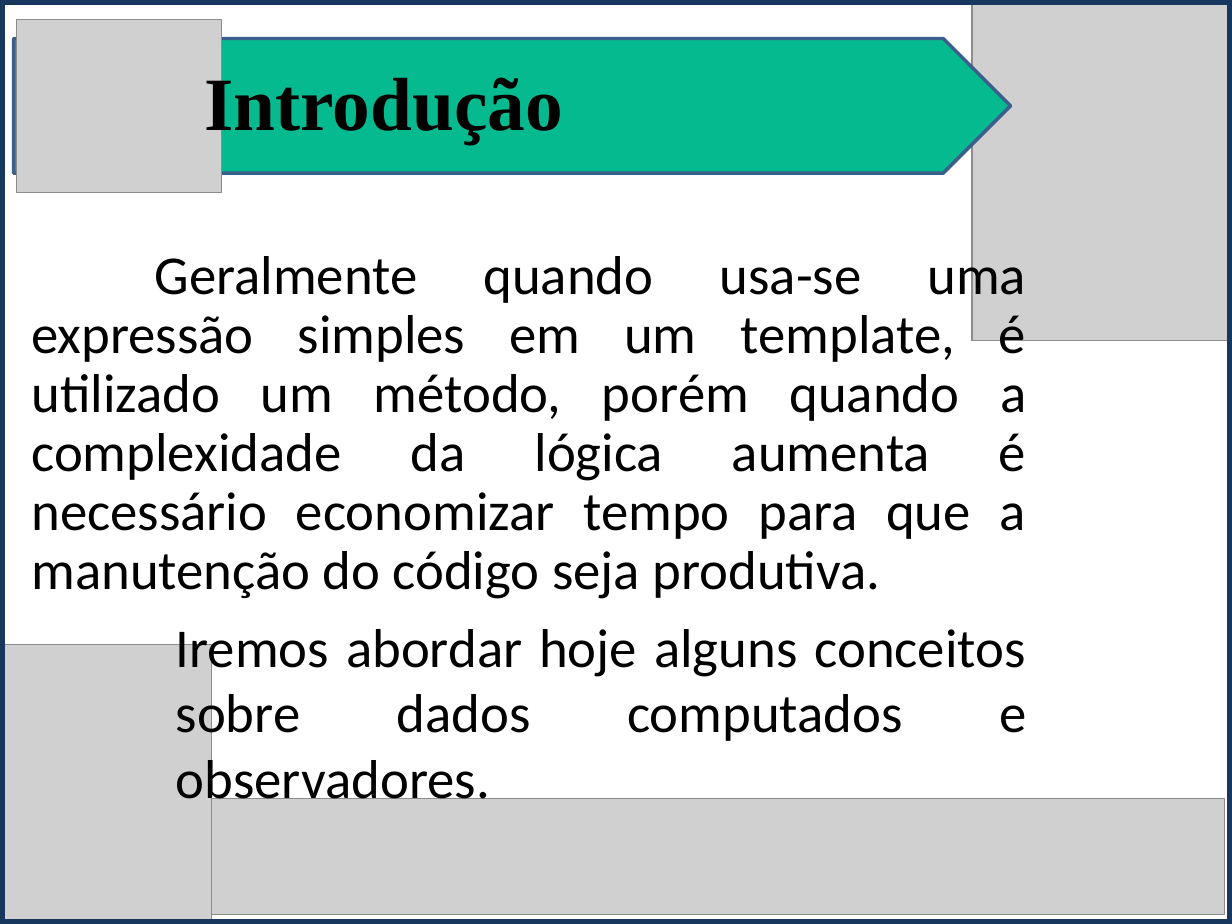
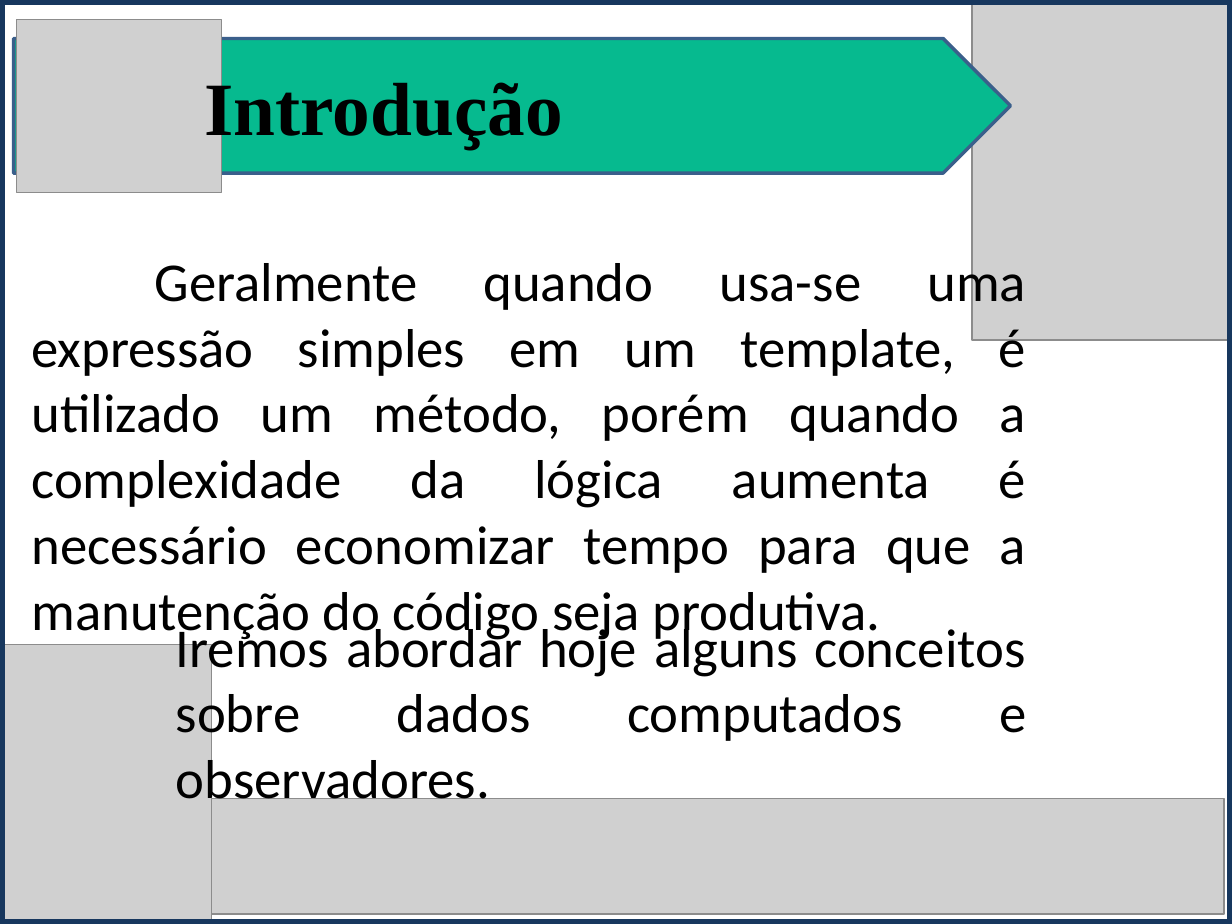
Before and after one commit to isamartins/t018_DesenvolvimentoWeb, a slide deck: slide 1 of trabalho_av2/Vuejs_Apresentacao.pptx. Drawn at 1232x924 pixels with LibreOffice and Linux fonts; fonts in the diff are those of the drawing; grey boxes stand for pictures. Boxes give left, top, right and bottom in pixels: in the first picture for what was removed or moved away, otherwise in the second. Text is boxed around its words. In the diff, an @@ line names an element or a change of style, - is before the commit and + after.

Commit message:
atualizacao
Melhoria no slide para apresentacao

```diff
--- a/trabalho_av2/Vuejs_Apresentacao.pptx
+++ b/trabalho_av2/Vuejs_Apresentacao.pptx
@@ text "Introdução" at (x1=205, y1=77, x2=563, y2=150): line spacing 0.9 to 1 @@
@@ text "Geralmente quando usa-se uma expressão ..." at (x1=31, y1=255, x2=1026, y2=643): line spacing 0.9 to 1 @@
@@ text "Iremos abordar hoje alguns conceitos ..." rewrapped from (x1=176, y1=629, x2=1026, y2=812) to (x1=176, y1=621, x2=1026, y2=812) @@
```
Also in this commit, not shown: 14 other slides changed, 1 slide added, 1 slide removed, 3 other files.
